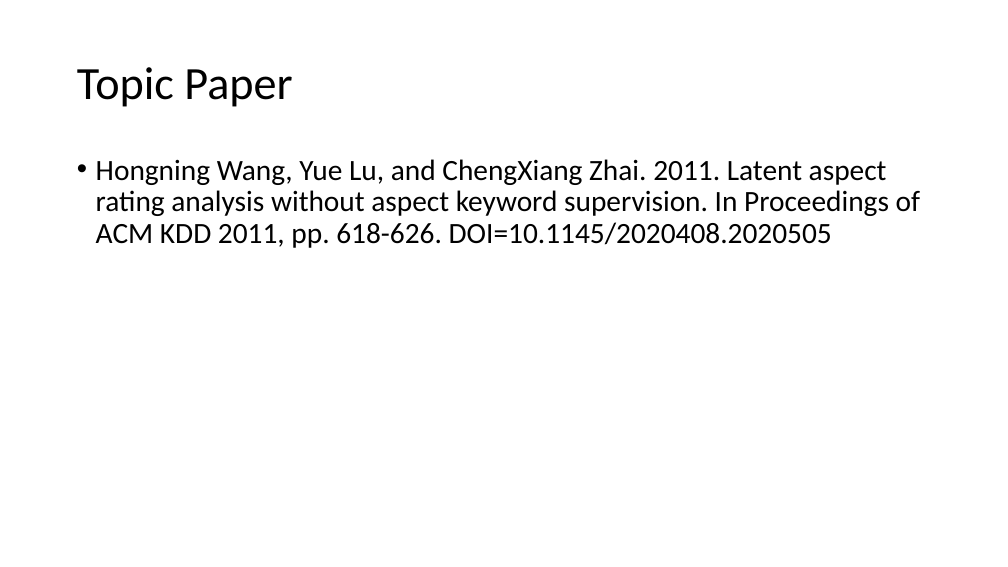
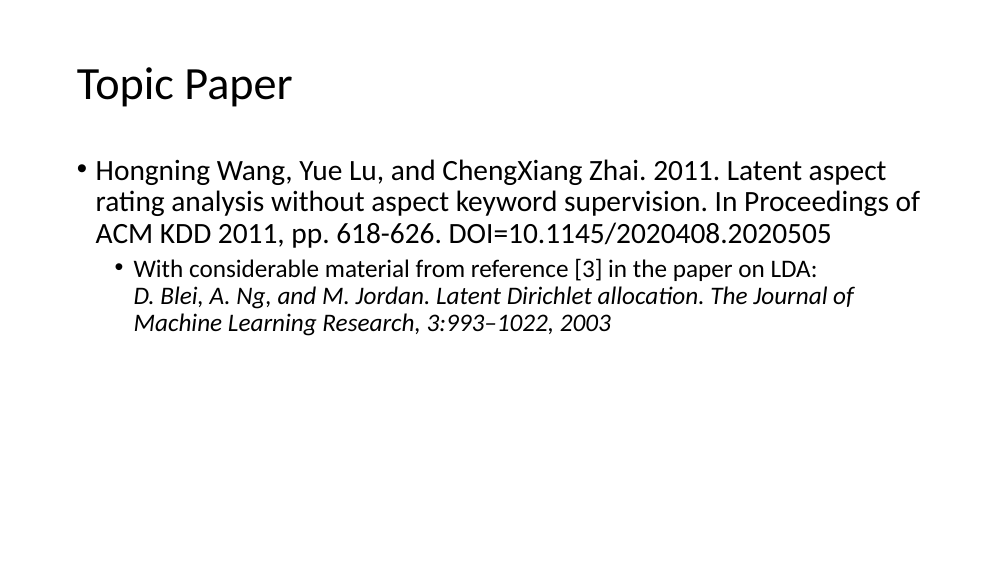
Before and after one commit to seuaciuc/CourseProject, a slide deck: slide 2 of CS410_Fall2020_CourseProject_Tutorial.pptx. Drawn at 1008x567 pixels with LibreOffice and Linux fonts; fonts in the diff are those of the drawing. Boxes give left, top, right and bottom in pixels: in the first picture for what was removed or moved away, otherwise in the second. Text is boxed around its words. In the diff, an @@ line names an element or a change of style, - is before the commit and + after.

```diff
--- a/CS410_Fall2020_CourseProject_Tutorial.pptx
+++ b/CS410_Fall2020_CourseProject_Tutorial.pptx
@@ text at (134,258,854,336): paragraph added @@
+  • With considerable material from reference [3] in the paper on LDA:
+    D. Blei, A. Ng, and M. Jordan. Latent Dirichlet allocation. The Journal of Machine Learning Research, 3:993–1022, 2003
```
Also in this commit, not shown: 1 other slide changed, 5 slides added.
